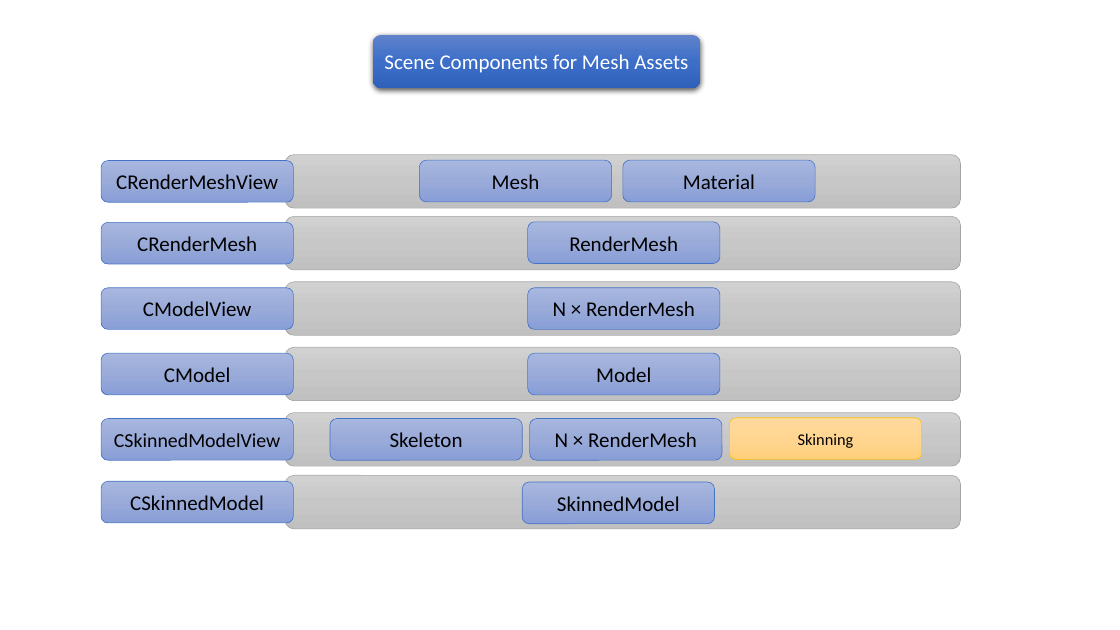
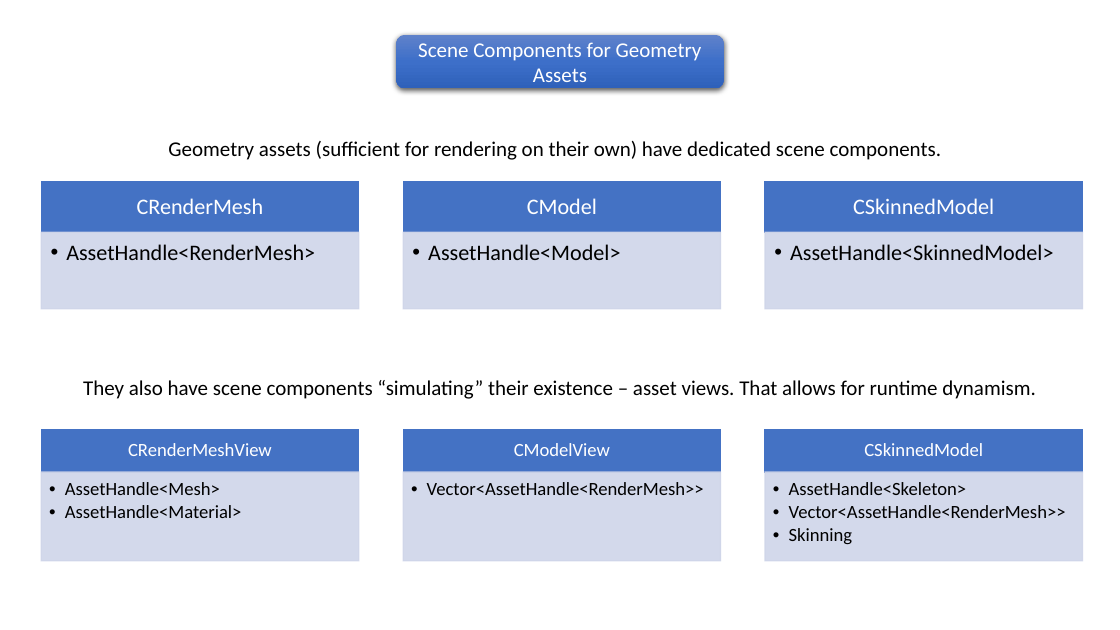
Before and after one commit to pawel-kaleta/FoolsEngine, a slide deck: slide 6 of Documentation/Asset Pipeline.pptx (slide 4 before the commit). Drawn at 1120x630 pixels with LibreOffice and Linux fonts; fonts in the diff are those of the drawing. Boxes give left, top, right and bottom in pixels: in the first picture for what was removed or moved away, otherwise in the second. Text is boxed around its words. In the diff, an @@ line names an element or a change of style, - is before the commit and + after.

```diff
--- a/Documentation/Asset Pipeline.pptx
+++ b/Documentation/Asset Pipeline.pptx
@@ rounded rectangle "Scene Components for Geometry Assets": place and size @@
-rounded rectangle "Scene Components for Geometry Assets" at (373,34,701,88)
+rounded rectangle "Scene Components for Geometry Assets" at (397,34,724,88)
@@ text in rounded rectangle at (418,42,702,82): text changed @@
-Scene Components for Mesh Assets
+Scene Components for Geometry Assets
@@ text added at (168,141,941,160), 18 pt, text #000000 @@
+Geometry assets (sufficient for rendering on their own) have dedicated scene components.
@@ rounded rectangle removed at (285,155,960,208) @@
@@ rounded rectangle removed at (419,160,612,202) @@
-Mesh
@@ rounded rectangle removed at (623,160,815,202) @@
-Material
@@ text "CRenderMesh": place and size @@
-text "CRenderMesh" at (101,223,293,265)
+text "CRenderMesh" at (137,198,263,214)
@@ text "CModel": place and size @@
-text "CModel" at (101,353,293,395)
+text "CModel" at (527,198,597,214)
@@ size 18 to 19 pt, text colour #000000 to #FFFFFF; line spacing 1 to 0.9; more space between paragraphs; fill gradient #A8B7DF to #9AABD9 to #889ED7 to none; outline #4472C4 0.5 pt to none in 3 elements at (137,198,263,214), (527,198,597,214), (853,198,994,214) @@
@@ text "CSkinnedModel": place and size @@
-text "CSkinnedModel" at (101,481,293,523)
+text "CSkinnedModel" at (853,198,994,214)
@@ rounded rectangle removed at (285,217,960,271) @@
@@ rounded rectangle removed at (528,222,720,264) @@
-RenderMesh
@@ group added at (41,182,1083,308): 6 rectangles, 3 texts @@
+  • AssetHandle<RenderMesh>
+  • AssetHandle<Model>
+  • AssetHandle<SkinnedModel>
@@ rounded rectangle removed at (285,282,960,336) @@
@@ rounded rectangle removed at (528,288,720,330) @@
-N × RenderMesh
@@ rounded rectangle removed at (285,347,960,401) @@
@@ rounded rectangle removed at (528,353,720,395) @@
-Model
@@ text added at (83,380,1035,399), 18 pt, text #000000 @@
+They also have scene components “simulating” their existence – asset views. That allows for runtime dynamism.
@@ rounded rectangle removed at (101,418,293,460) @@
-CSkinnedModelView
@@ rounded rectangle removed at (285,413,960,466) @@
@@ rounded rectangle removed at (330,418,523,460) @@
-Skeleton
@@ rounded rectangle removed at (530,418,723,460) @@
-N × RenderMesh
@@ rounded rectangle removed at (729,418,922,460) @@
-Skinning
@@ text "CRenderMeshView": place and size @@
-text "CRenderMeshView" at (101,160,293,202)
+text "CRenderMeshView" at (128,443,272,456)
@@ text "CRenderMeshView" at (128,443,272,456): size 18 to 16 pt, text colour #000000 to #FFFFFF; line spacing 1 to 0.9; more space between paragraphs; fill gradient #A8B7DF to #9AABD9 to #889ED7 to none; outline #4472C4 0.5 pt to none @@
@@ text "CModelView" at (514,443,610,456): size 18 to 16 pt, text colour #000000 to #FFFFFF; line spacing 1 to 0.9; more space between paragraphs; fill gradient #A8B7DF to #9AABD9 to #889ED7 to none; outline #4472C4 0.5 pt to none @@
@@ text "CModelView": place and size @@
-text "CModelView" at (101,288,293,330)
+text "CModelView" at (514,443,610,456)
@@ rounded rectangle removed at (285,476,960,529) @@
@@ rounded rectangle removed at (523,482,715,524) @@
-SkinnedModel
@@ group added at (41,430,1083,561): 6 rectangles, 4 texts @@
+  • AssetHandle<Mesh>
+  • AssetHandle<Material>
+  • Vector<AssetHandle<RenderMesh>>
+CSkinnedModel
+  • AssetHandle<Skeleton>
+  • Vector<AssetHandle<RenderMesh>>
+  • Skinning
```
Also in this commit, not shown: 3 other slides changed, 2 slides added, 12 other files.
